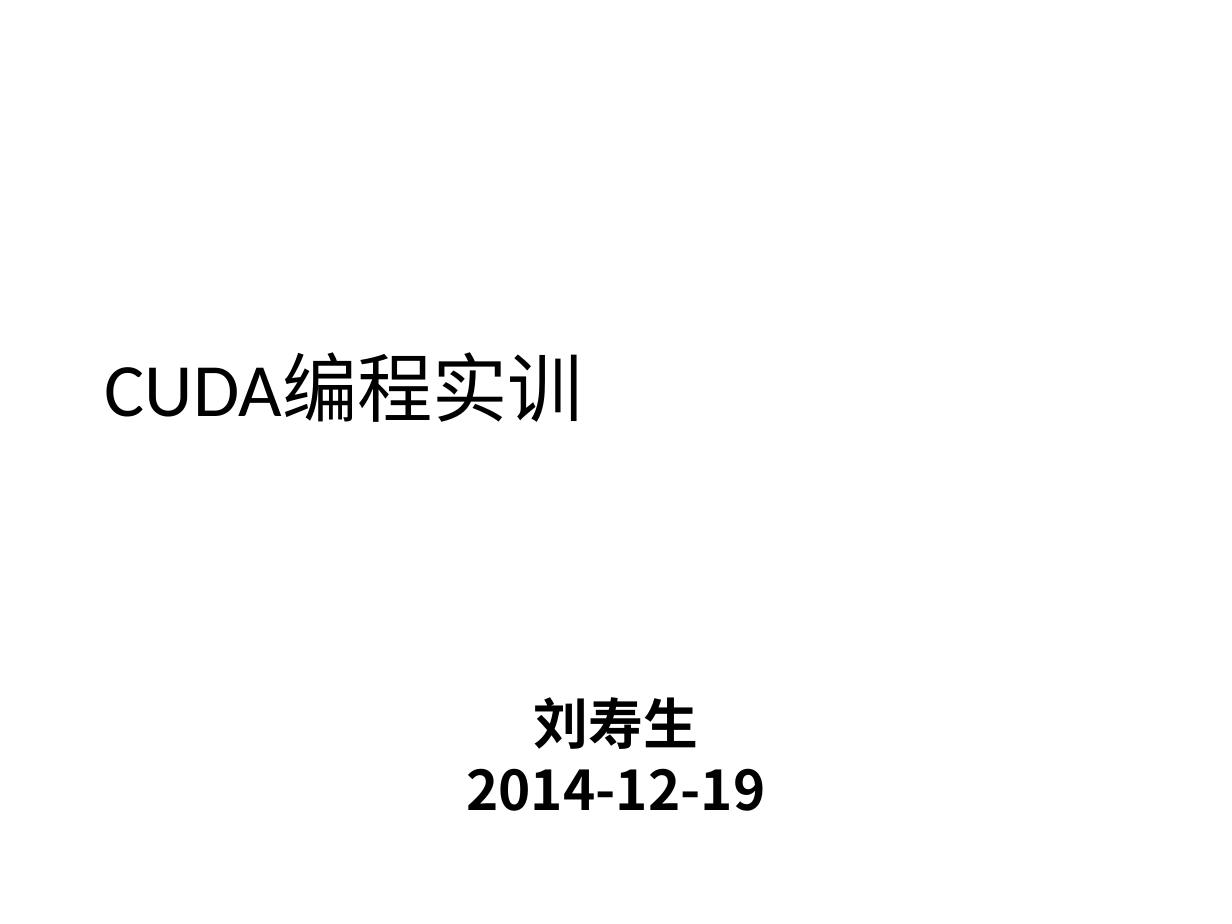
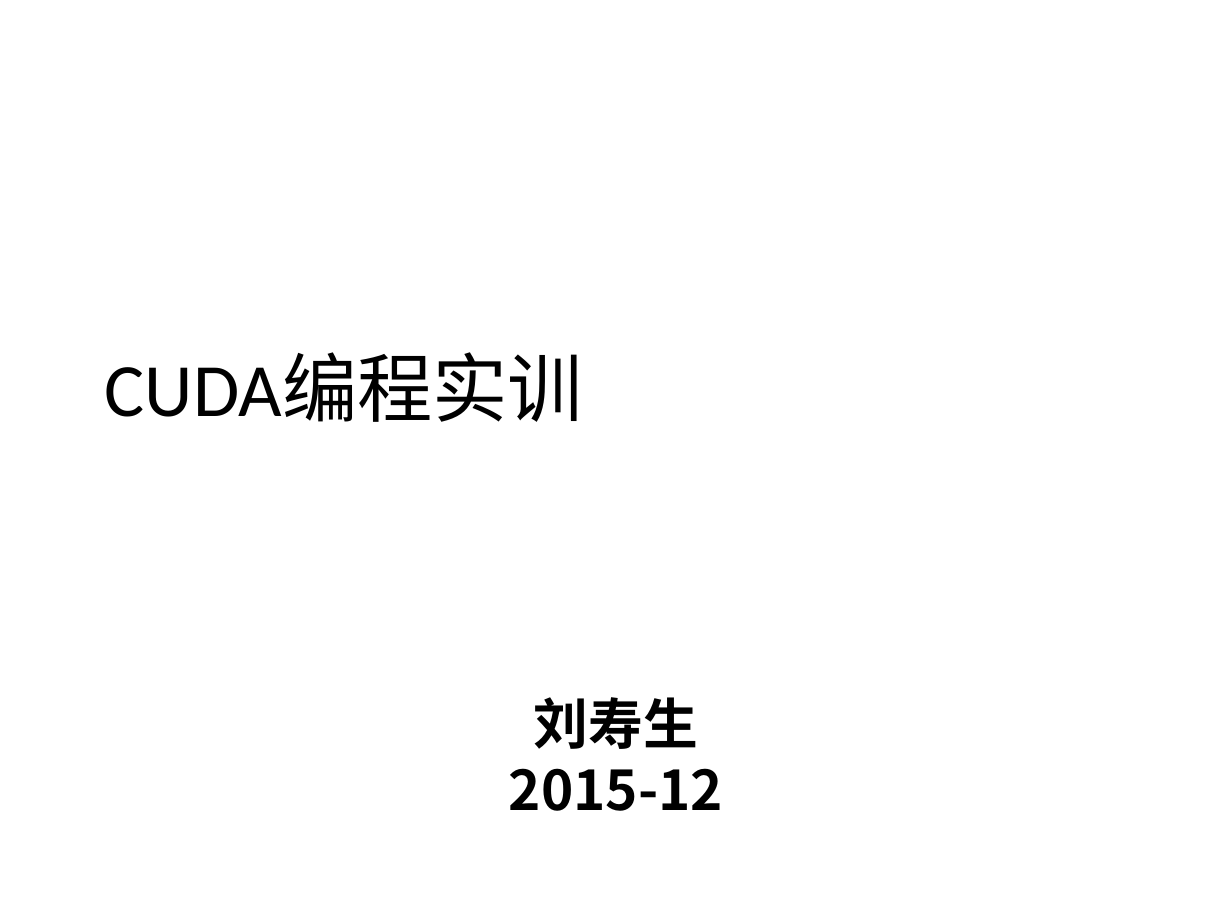
Before and after one commit to soulsheng/CUDA-Practice, a slide deck: slide 1 of doc/CUDA编程实训_day1_pm(20141219Liu).pptx. Drawn at 1232x924 pixels with LibreOffice and Linux fonts; fonts in the diff are those of the drawing. Boxes give left, top, right and bottom in pixels: in the first picture for what was removed or moved away, otherwise in the second. Text is boxed around its words. In the diff, an @@ line names an element or a change of style, - is before the commit and + after.

Commit message:
TK1 编程实训

```diff
--- a/doc/CUDA编程实训_day1_pm(20141219Liu).pptx
+++ b/doc/CUDA编程实训_day1_pm(20141219Liu).pptx
@@ subtitle at bbox=[509, 768, 723, 811]: text changed @@
-2014-12-19
+2015-12
```
Also in this commit, not shown: 1 other slide changed, 6 slides added.
